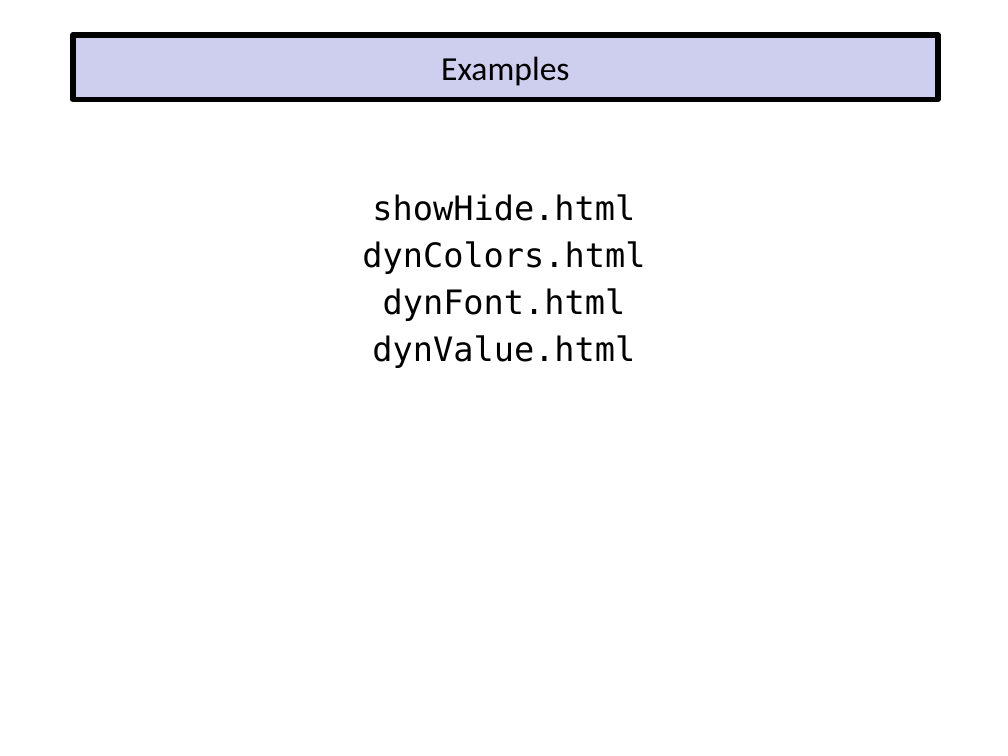
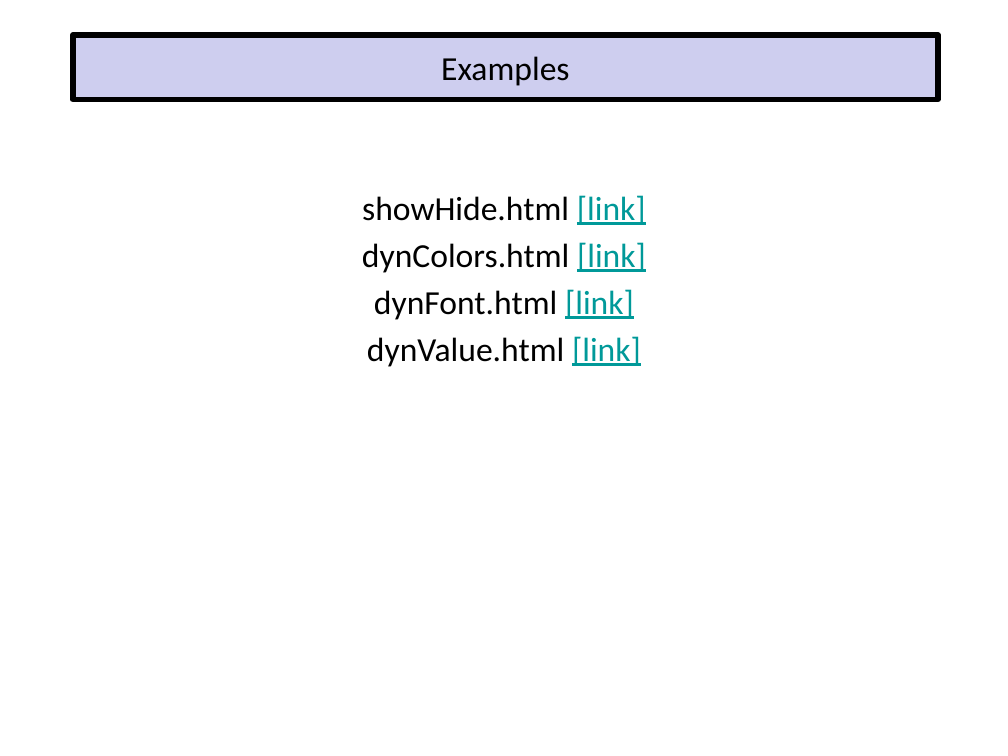
Before and after one commit to EricJPogue/www-epogue-info, a slide deck: slide 17 of CPSC-24700/Presentations/dynamic-documents-with-javascript.pptx. Drawn at 1008x756 pixels with LibreOffice and Linux fonts; fonts in the diff are those of the drawing. Boxes give left, top, right and bottom in pixels: in the first picture for what was removed or moved away, otherwise in the second. Text is boxed around its words. In the diff, an @@ line names an element or a change of style, - is before the commit and + after.

```diff
--- a/CPSC-24700/Presentations/dynamic-documents-with-javascript.pptx
+++ b/CPSC-24700/Presentations/dynamic-documents-with-javascript.pptx
@@ text at bbox=[362, 195, 646, 367]: text changed; font DejaVu Sans Mono to Calibri @@
-showHide.html
-dynColors.html
-dynFont.html
-dynValue.html
+showHide.html [link]
+dynColors.html [link]
+dynFont.html [link]
+dynValue.html [link]
```
Also in this commit, not shown: 2 other slides changed, 1 slide added, 4 other files.
